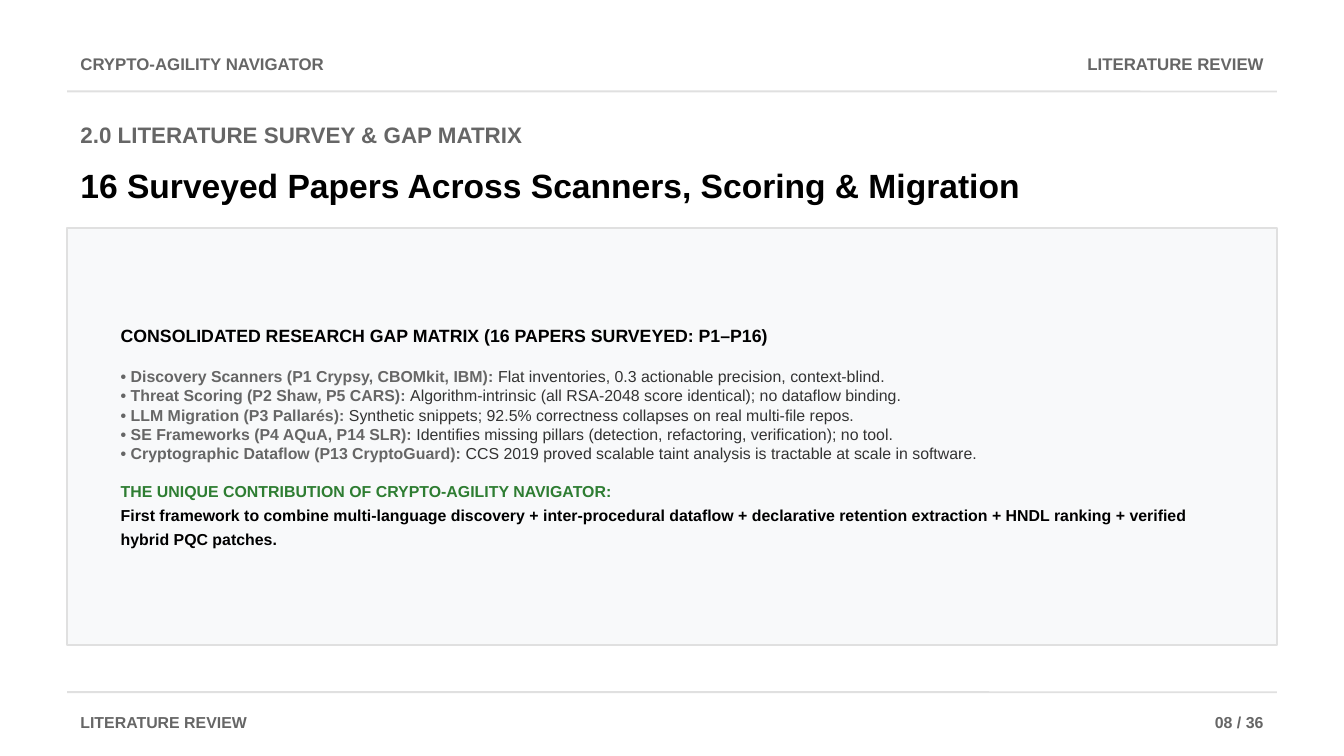
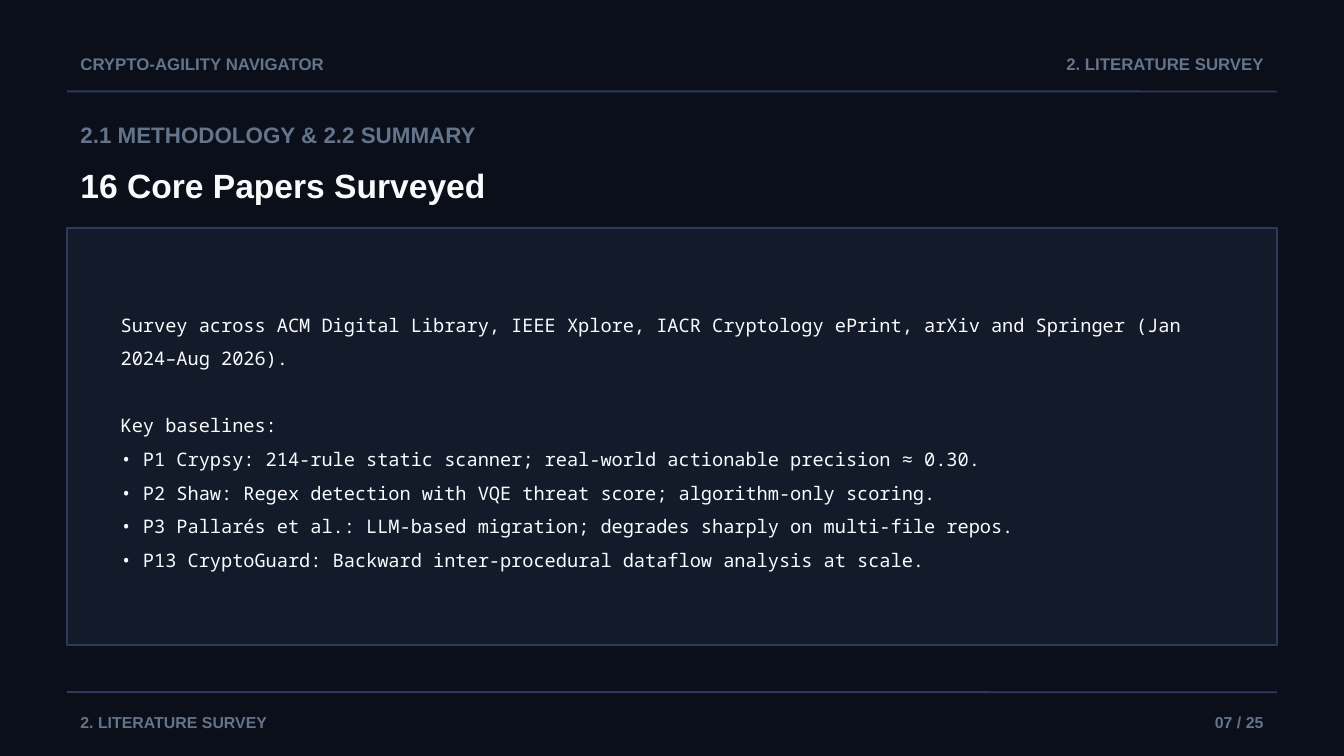
Before and after one commit to AviDhandhania/IDP-Project, a slide deck: slide 7 of docs/presentations/Crypto-Agility_Navigator_Review2.pptx (slide 8 before the commit). Drawn at 1344x756 pixels with LibreOffice and Linux fonts; fonts in the diff are those of the drawing. Boxes give left, top, right and bottom in pixels: in the first picture for what was removed or moved away, otherwise in the second. Text is boxed around its words. In the diff, an @@ line names an element or a change of style, - is before the commit and + after.

Commit message:
feat: regenerate PPTX from scratch strictly based on exact Markdown content

```diff
--- a/docs/presentations/Crypto-Agility_Navigator_Review2.pptx
+++ b/docs/presentations/Crypto-Agility_Navigator_Review2.pptx
@@ background #FFFFFF to #0B0F19 @@
@@ text "CRYPTO-AGILITY NAVIGATOR" at (80, 58, 324, 70): text colour #666666 to #64748B @@
@@ text at (1066, 58, 1264, 70): text changed; text colour #666666 to #64748B @@
-LITERATURE REVIEW
+2. LITERATURE SURVEY
@@ line (67, 91) - (1277, 91): stroke #E0E0E0 1 pt to #2A3B5C 1 pt @@
@@ text at (80, 127, 476, 143): text changed; text colour #666666 to #64748B @@
-2.0 LITERATURE SURVEY & GAP MATRIX
+2.1 METHODOLOGY & 2.2 SUMMARY
@@ text at (80, 173, 485, 204): text changed; text colour #000000 to #F8FAFC @@
-16 Surveyed Papers Across Scanners, Scoring & Migration
+16 Core Papers Surveyed
@@ rectangle at (67, 228, 1277, 645): fill #F8F9FA to #131B2B; outline #E0E0E0 1 pt to #2A3B5C 1 pt @@
@@ text at (121, 317, 1181, 572): text changed; size 8.5 to 10 pt; font Arial to Noto Sans Mono; text colour #333333 to #F8FAFC; bold off @@
-CONSOLIDATED RESEARCH GAP MATRIX (16 PAPERS SURVEYED: P1–P16)
-• Discovery Scanners (P1 Crypsy, CBOMkit, IBM): Flat inventories, 0.3 actionable precision, context-blind.
-• Threat Scoring (P2 Shaw, P5 CARS): Algorithm-intrinsic (all RSA-2048 score identical); no dataflow binding.
-• LLM Migration (P3 Pallarés): Synthetic snippets; 92.5% correctness collapses on real multi-file repos.
-• SE Frameworks (P4 AQuA, P14 SLR): Identifies missing pillars (detection, refactoring, verification); no tool.
-• Cryptographic Dataflow (P13 CryptoGuard): CCS 2019 proved scalable taint analysis is tractable at scale in software.
-THE UNIQUE CONTRIBUTION OF CRYPTO-AGILITY NAVIGATOR:
-First framework to combine multi-language discovery + inter-procedural dataflow + declarative retention extraction + HNDL ranking + verified hybrid PQC patches.
+Survey across ACM Digital Library, IEEE Xplore, IACR Cryptology ePrint, arXiv and Springer (Jan 2024–Aug 2026).
+Key baselines:
+• P1 Crypsy: 214-rule static scanner; real-world actionable precision ≈ 0.30.
+• P2 Shaw: Regex detection with VQE threat score; algorithm-only scoring.
+• P3 Pallarés et al.: LLM-based migration; degrades sharply on multi-file repos.
+• P13 CryptoGuard: Backward inter-procedural dataflow analysis at scale.
@@ line (67, 692) - (1277, 692): stroke #E0E0E0 1 pt to #2A3B5C 1 pt @@
@@ text at (80, 717, 267, 728): text changed; text colour #666666 to #64748B @@
-LITERATURE REVIEW
+2. LITERATURE SURVEY
@@ text at (1215, 717, 1264, 728): text changed; text colour #666666 to #64748B @@
-08 / 36
+07 / 25
```
Also in this commit, not shown: 9 other slides changed, 15 slides added, 27 slides removed, 2 other files.
